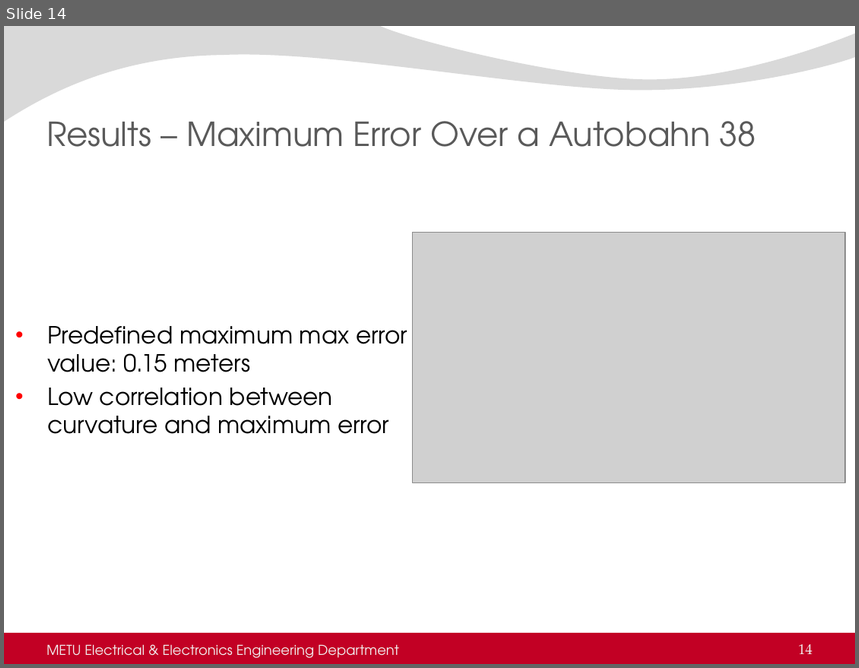
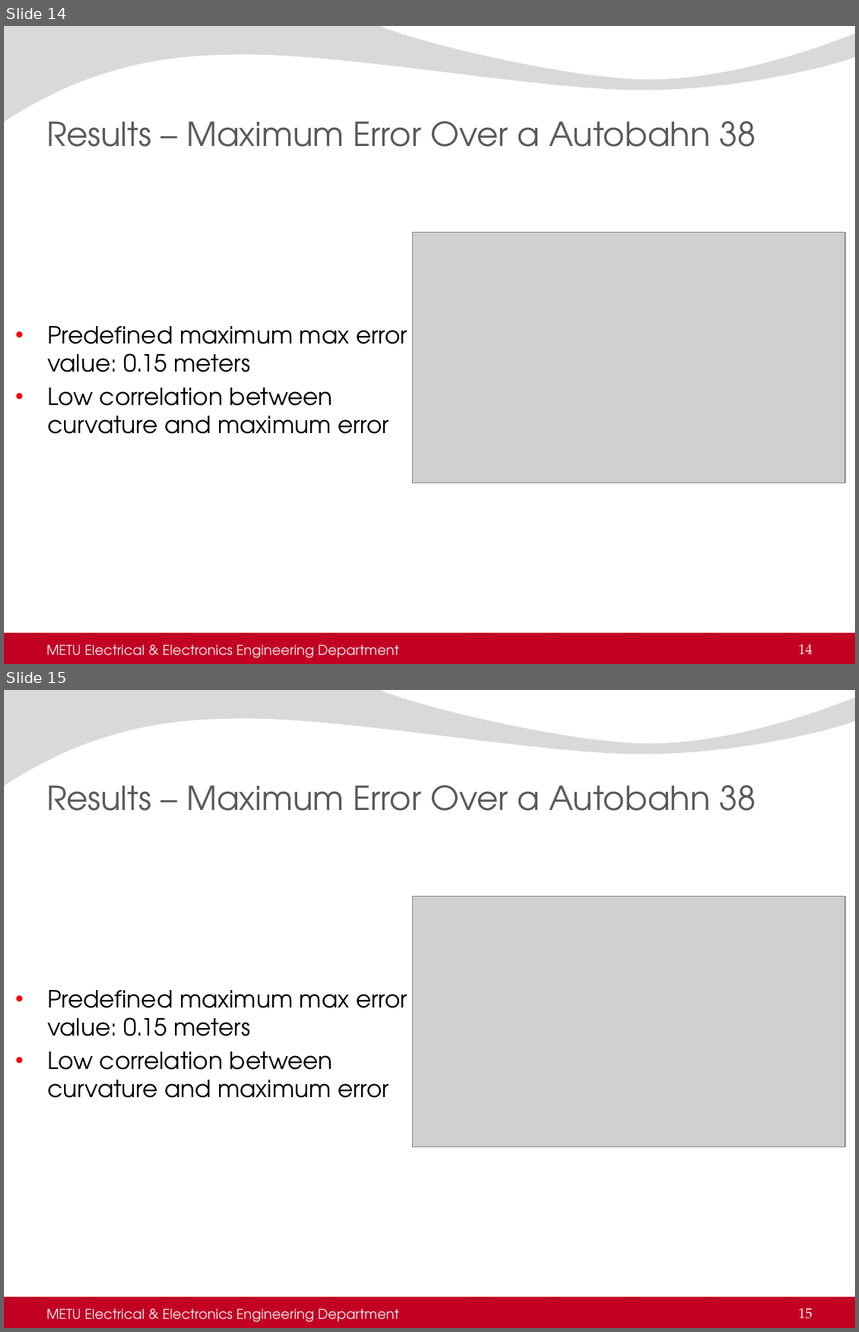
Before and after one commit to AtakanQ/thesis, a slide deck: thesisDefense.pptx. Shown one above the other, each under a label of ours: slide 14 before the commit, slides 14 and 15 after it. The pictures are 859x668 and 859x1332 pixels, drawn with LibreOffice and Linux fonts; fonts in the diff are those of the drawing; grey boxes stand for pictures; background and template pictures are left out. Boxes give left, top, right and bottom in pixels: in the first picture for what was removed or moved away, otherwise in the second. Text is boxed around its words. In the diff, an @@ line names an element or a change of style, - is before the commit and + after.

Commit message:
Presentation updated
Presentation updated, outline updated and pictures are updated.

```diff
--- a/thesisDefense.pptx
+++ b/thesisDefense.pptx
@@ slide 15 added at box(4, 690, 855, 1328), background picture (left out); not listed: 2 template elements that a slide beside it also shows @@
@@ title added at box(47, 785, 756, 811), 28 pt, text #595959 @@
+Results – Maximum Error Over a Autobahn 38
@@ picture added at box(413, 896, 845, 1146) @@
@@ text added at box(47, 990, 408, 1098), 20 pt, text #000000 @@
+• Predefined maximum max error value: 0.15 meters
+• Low correlation between curvature and maximum error
@@ text added at box(47, 1309, 399, 1322), 11.5 pt, text #F2F2F2 @@
+METU Electrical & Electronics Engineering Department
@@ page number added at box(798, 1309, 813, 1319), 12 pt, text #F2F2F2 @@
+15
```
Also in this commit, not shown: 4 slides changed, 10 other slides added, 4 other files.
